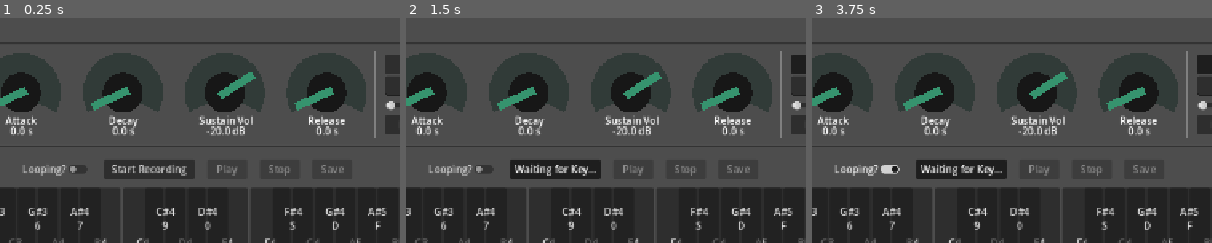
Above: before the commit, frames 1-3 (left to right).
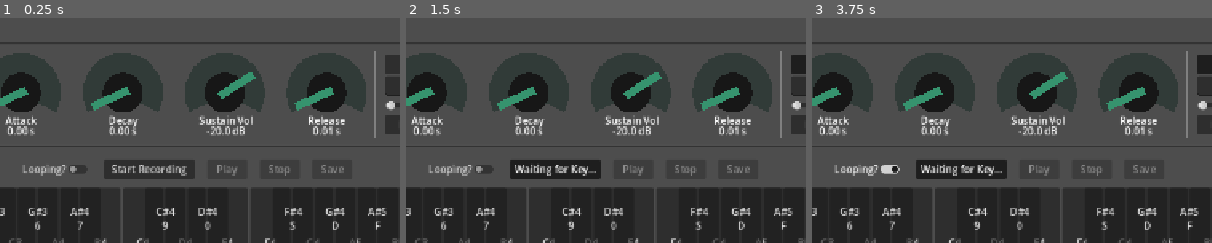
Above: after the commit, the same moments.

Repository: BaconEggsRL/GDSynth
Game: Godot game, scene res://main.tscn
The game is run twice, just before and just after one commit, with the same random seed, the same clock (stepped at 60 frames per second) and the same inputs. The engine's default icon, where the game draws it, is replaced by a stand-in: a white triangle on a blue panel in a dark square.
Inputs:
- Up to frame 1 (0.25 s): no input
- Up to frame 2 (1.5 s): click "Start Recording" at 0.5 s; click "Blend?" at 1.25 s
- Up to frame 3 (3.75 s): click "Enable Wav" at 2 s; click "Disable Wav" at 2.75 s; click "Looping?" at 3.5 s
The pictures show only the part of the screen within x 27-77%, y 9-59%; the shares and areas given below are measured in that part.

The runs differ from the first frame. In frame 1, 0.6% of the frame differs, in the area x 2-86%, y 48-53%; in frame 2, 0.6%; in frame 3, 0.6%.

Commit message:
asdasd

Diff:
--- a/main.gd
+++ b/main.gd
@@ -895,13 +895,16 @@
 
 
 func _on_knob_turned(deg:float, type:String="") -> void:
+	var dB_format:String = "%.1f dB"
+	var s_format:String = "%.2f s"
+
 	match type:
 		"P":
 			var clamped_deg = clamp(deg, 18.1690, 81.8309)
 			var value = remap(clamped_deg, 18.1690, 81.8309, min_peak_db, max_peak_db)
 			print("P knob: %s" % value)
 			self.peak_db = value
-			peak_knob.value_label.text = "%.1f dB" % value
+			peak_knob.value_label.text = dB_format % value
 			for btn:PianoButton in piano_buttons:
 				btn.peak_db = self.peak_db
 
@@ -910,7 +913,7 @@
 			var value = remap(clamped_deg, 18.1690, 81.8309, min_attack_samples, max_attack_samples)
 			print("A knob: %s" % value)
 			self.attack_samples = value
-			attack_knob.value_label.text = "%.1f s" % (value/mix_rate)
+			attack_knob.value_label.text = s_format % (value/mix_rate)
 			for btn:PianoButton in piano_buttons:
 				btn.attack_samples = self.attack_samples
 
@@ -920,7 +923,7 @@
 			var value = remap(clamped_deg, 18.1690, 81.8309, min_decay_samples, max_decay_samples)
 			print("D knob: %s" % value)
 			self.decay_samples = value
-			decay_knob.value_label.text = "%.1f s" % (value/mix_rate)
+			decay_knob.value_label.text = s_format % (value/mix_rate)
 			for btn:PianoButton in piano_buttons:
 				btn.decay_samples = self.decay_samples
 
@@ -929,7 +932,7 @@
 			var value = remap(clamped_deg, 18.1690, 81.8309, min_sus_db, max_sus_db)
 			print("S knob: %s" % value)
 			self.sus_db = value
-			sus_knob.value_label.text = "%.1f dB" % value
+			sus_knob.value_label.text = dB_format % value
 			for btn:PianoButton in piano_buttons:
 				btn.sus_db = self.sus_db
 
@@ -939,7 +942,7 @@
 			var value = remap(clamped_deg, 18.1690, 81.8309, min_release_samples, max_release_samples)
 			print("R knob: %s" % value)
 			self.release_samples = value
-			release_knob.value_label.text = "%.1f s" % (value/mix_rate)
+			release_knob.value_label.text = s_format % (value/mix_rate)
 			for btn:PianoButton in piano_buttons:
 				btn.release_samples = self.release_samples
 
